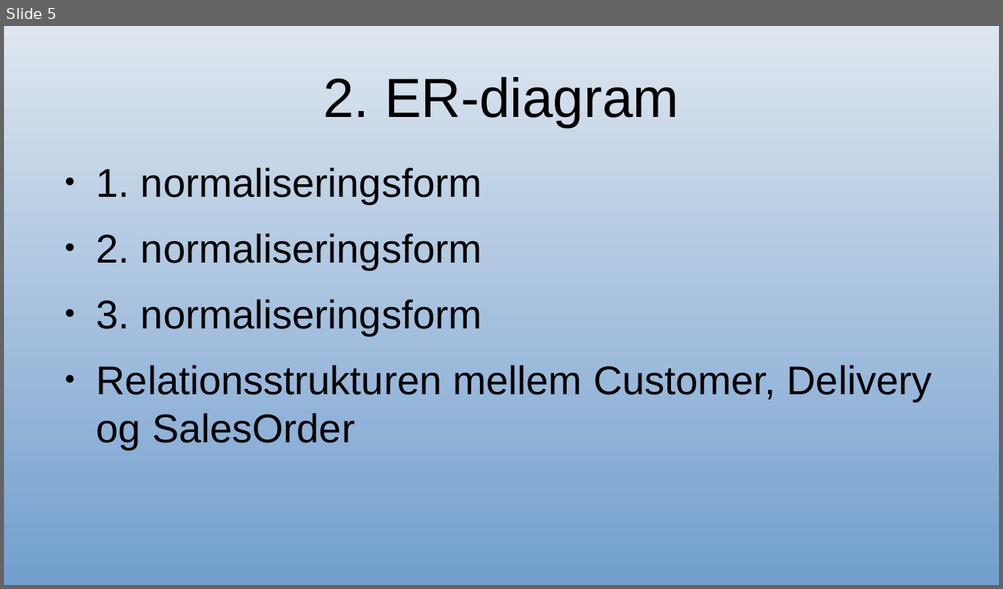
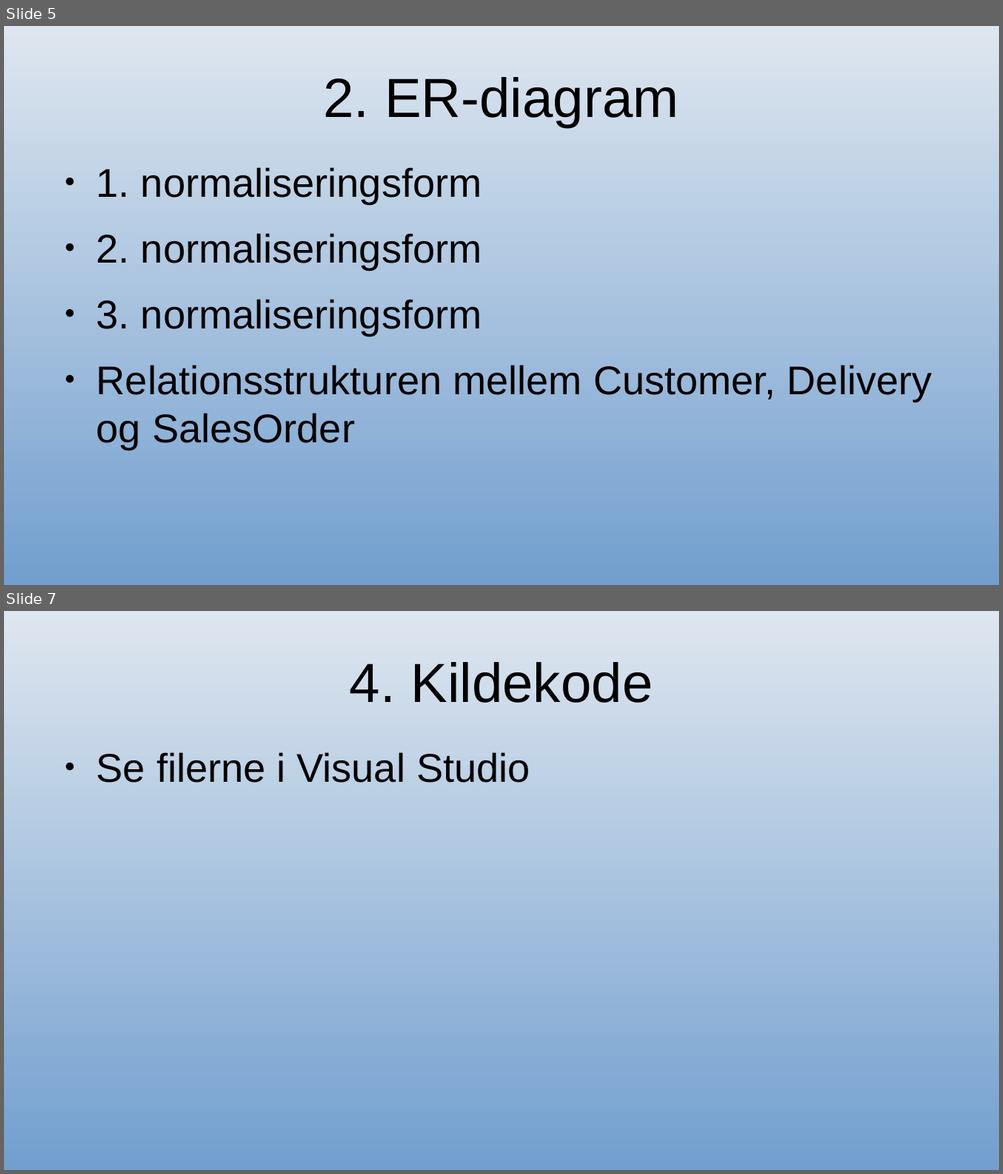
Before and after one commit to Developerlink/H3Webshop, a slide deck: Documentation/evaluation_presentation.odp. Shown one above the other, each under a label of ours: slide 5 before the commit, slides 5 and 7 after it; the slides between them are not shown. The pictures are 1003x589 and 1003x1174 pixels, drawn with LibreOffice and Linux fonts; fonts in the diff are those of the drawing. Boxes give left, top, right and bottom in pixels: in the first picture for what was removed or moved away, otherwise in the second. Text is boxed around its words. In the diff, an @@ line names an element or a change of style, - is before the commit and + after.

```diff
--- a/Documentation/evaluation_presentation.odp
+++ b/Documentation/evaluation_presentation.odp
@@ slide 7 added at (4,611,999,1170), background gradient #DEE6EF to #729FCF @@
@@ title added at (350,662,652,703), 44 pt, text #000000 @@
+4. Kildekode
@@ text added at (96,752,530,783), 32 pt, text #000000 @@
+● Se filerne i Visual Studio
```
Also in this commit, not shown: 1 slide changed, 4 other slides added, 5 slides removed, 40 other files.
